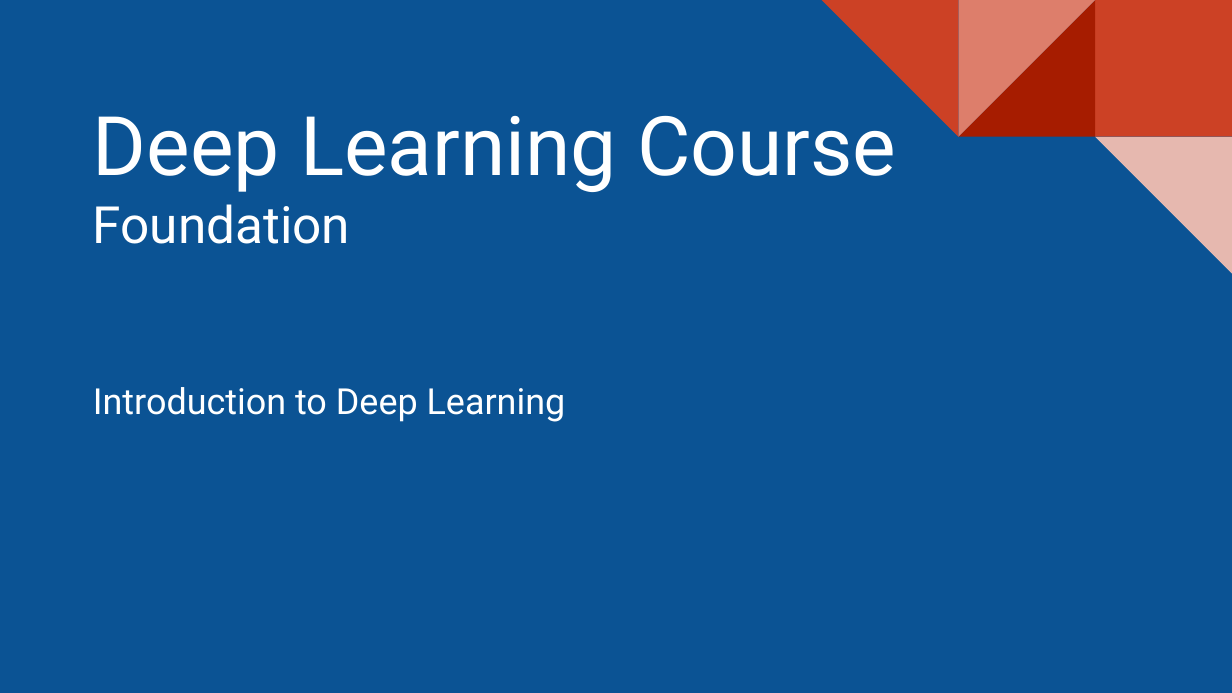
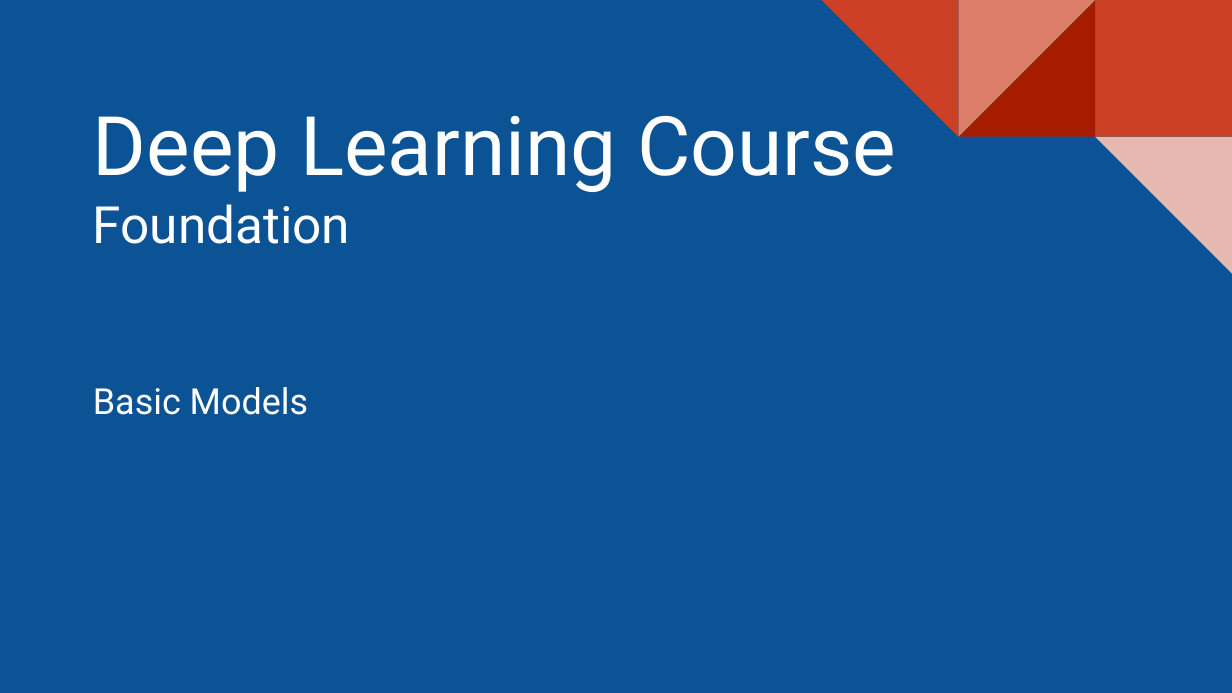
Before and after one commit to sebratec-academy/deep-learning-foundation-slides, a slide deck: slide 1 of DeepLearning-Sebratec-S02.pptx. Drawn at 1232x693 pixels with LibreOffice and Linux fonts; fonts in the diff are those of the drawing; background and template pictures are left out. Boxes give left, top, right and bottom in pixels: in the first picture for what was removed or moved away, otherwise in the second. Text is boxed around its words. In the diff, an @@ line names an element or a change of style, - is before the commit and + after.

Commit message:
Updates all slides

```diff
--- a/DeepLearning-Sebratec-S02.pptx
+++ b/DeepLearning-Sebratec-S02.pptx
@@ subtitle at bbox=[93, 387, 308, 415]: text changed @@
-Introduction to Deep Learning
+Basic Models
```
Also in this commit, not shown: 1 other slide changed, 2 other files.
